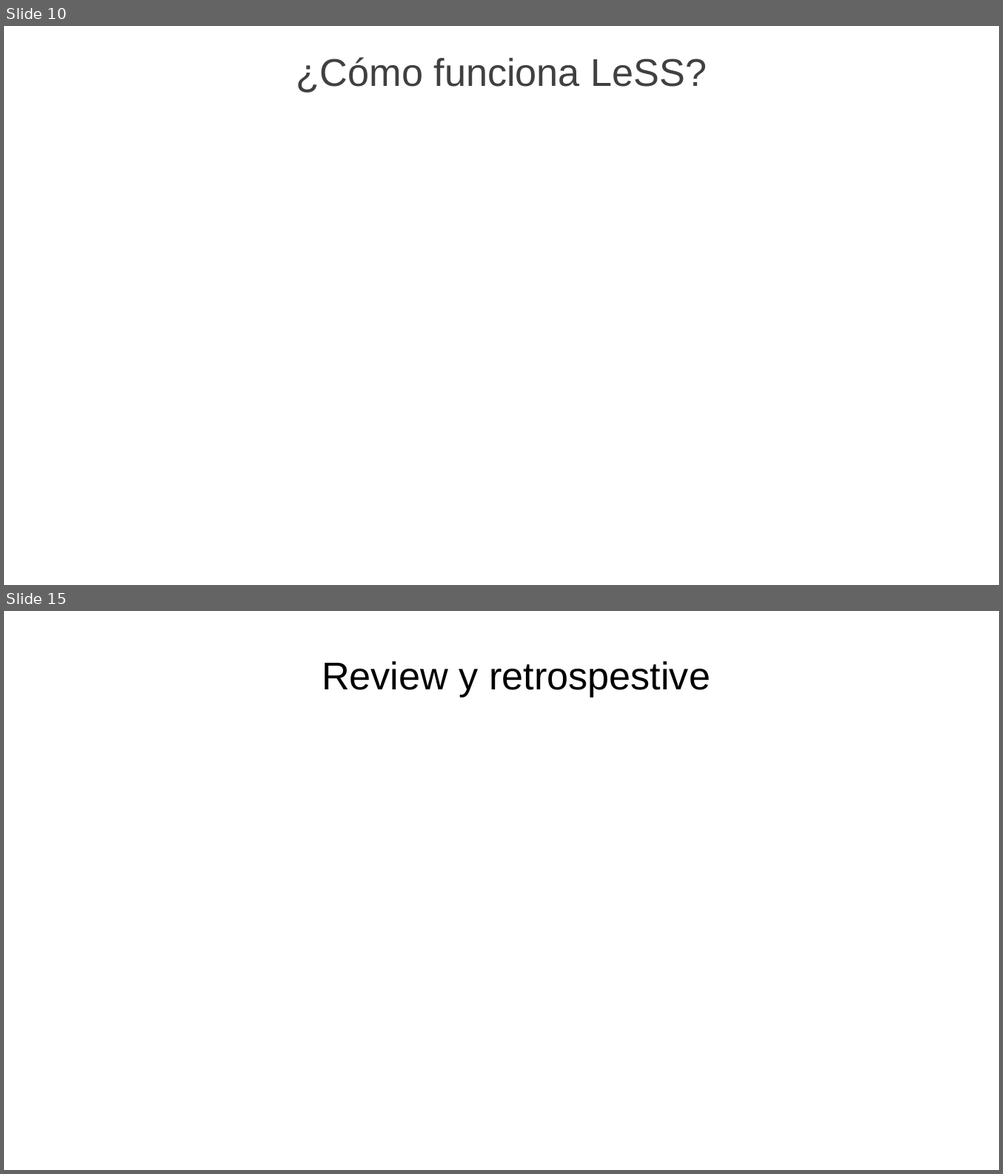
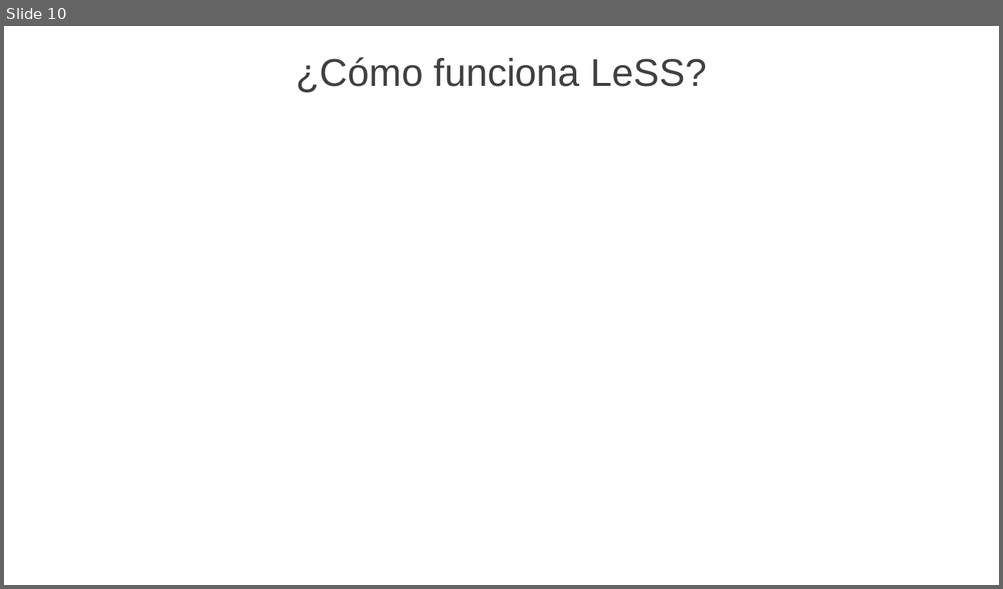
Before and after one commit to JavierMartinez127/Repositorio_Grupo2_ISW, a slide deck: Trabajos Conceptuales/TC_01/Recursos/GRUPO2_TC_01_PECHA_CUCHA_FRAMEWORK_ESCALAR_SCRUM.pptx. Shown one above the other, each under a label of ours: slides 10 and 15 before the commit, slide 10 after it; the slides between them are not shown. The pictures are 1003x1174 and 1003x589 pixels, drawn with LibreOffice and Linux fonts; fonts in the diff are those of the drawing; background and template pictures are left out. Boxes give left, top, right and bottom in pixels: in the first picture for what was removed or moved away, otherwise in the second. Text is boxed around its words. In the diff, an @@ line names an element or a change of style, - is before the commit and + after.

```diff
--- a/Trabajos Conceptuales/TC_01/Recursos/GRUPO2_TC_01_PECHA_CUCHA_FRAMEWORK_ESCALAR_SCRUM.pptx
+++ b/Trabajos Conceptuales/TC_01/Recursos/GRUPO2_TC_01_PECHA_CUCHA_FRAMEWORK_ESCALAR_SCRUM.pptx
@@ slide 15 removed at <box>4,611,999,1170</box>, background picture (left out) @@
@@ text removed at <box>321,661,710,697</box> @@
-Review y retrospestive
```
Also in this commit, not shown: 1 slide changed, 4 slides added, 3 other slides removed, 2 other files.
